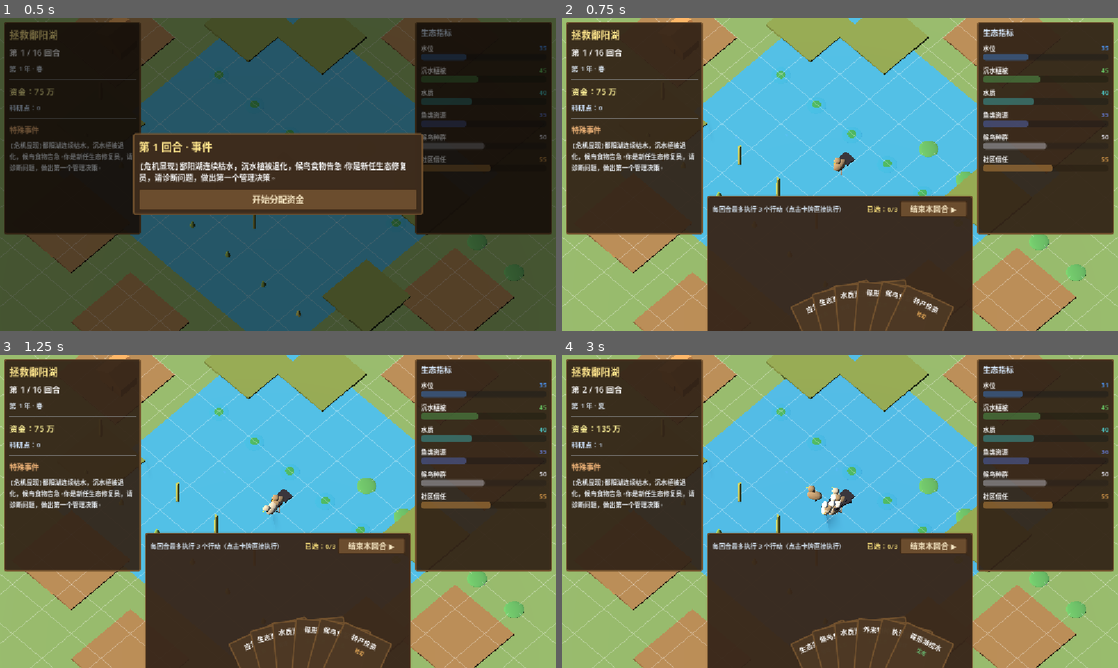
Above: before the commit, frames 1-4 (two rows, left to right).
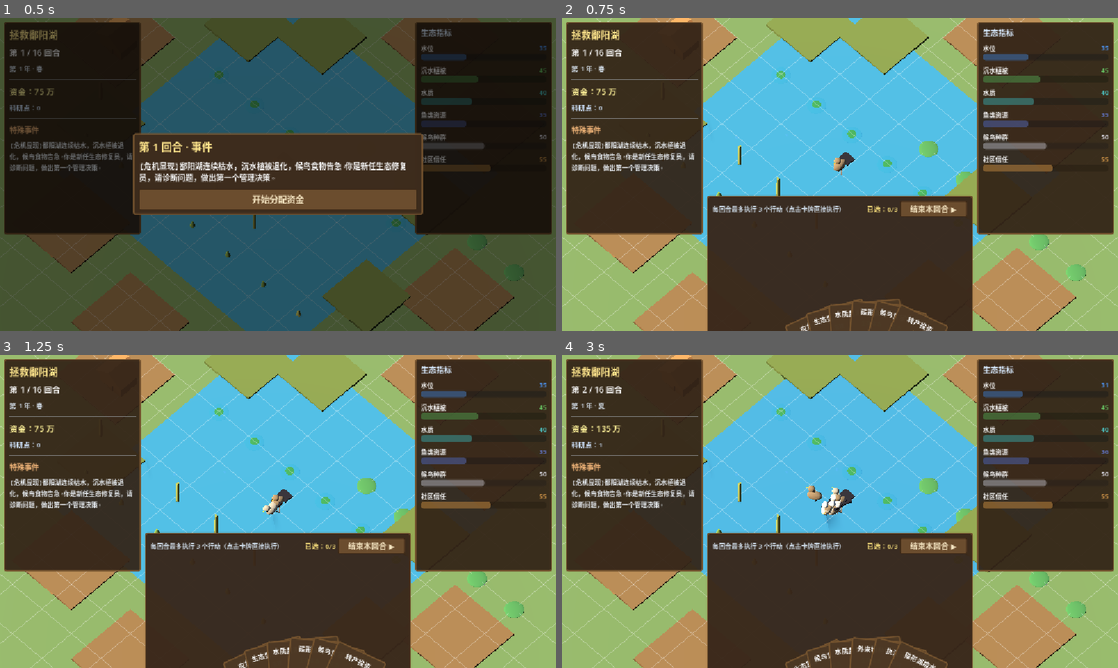
Above: after the commit, the same moments.

Repository: JoKanshin/poyanghu
Game: Godot game, scene res://scenes/main.tscn
The game is run twice, just before and just after one commit, with the same random seed, the same clock (stepped at 60 frames per second) and the same inputs.
Inputs:
- Up to frame 1 (0.5 s): no input
- Up to frame 2 (0.75 s): click "开始分配资金" at 0.5 s
- Up to frame 3 (1.25 s): no input
- Up to frame 4 (3 s): click "结束本回合 ▶" at 1.25 s; click "继续" at 2 s; click "收下（继续）" at 2.75 s

Frame 1 is identical in both runs. In frame 2, 1.3% of the frame differs, in the area x 40-71%, y 83-100%; in frame 3, 1.3%; in frame 4, 1.3%.

Commit message:
fix: 手牌弹起方向改为向上+扇形居中
- 弹起方向修正为+radial(径向向外/向上)，之前-号导致向下弹
- 圆心改为按card_box实际尺寸动态水平居中，解决偏角落
- 容器尺寸变化时自动重排扇形

Diff:
--- a/scripts/main.gd
+++ b/scripts/main.gd
@@ -30,7 +30,8 @@
 var card_box: Control
 var selected_label: Label
 var current_hand: Array = []   # 当前手牌（card dict 数组）
-var card_infos: Array = []     # {panel, btn, card_id, base_y, selected}
+var card_infos: Array = []     # {panel, card_id, base_pos, theta, radial, selected}
+var _fan_layout_size: Vector2 = Vector2.ZERO  # 上次布局时的容器尺寸
 var popup_root: Control
 var dim: ColorRect
 var popup_center: CenterContainer
@@ -262,6 +263,10 @@
 func _process(delta: float) -> void:
 	_process_birds(delta)
 	_update_card_hover()
+	# 容器尺寸变化时重排扇形（居中）
+	if card_box != null and card_box.size.x > 10.0:
+		if _fan_layout_size.distance_to(card_box.size) > 1.0:
+			_layout_fan()
 
 
 ## 鸟类状态机：站立 / 啄水 / 行走，朝向符合移动方向
@@ -812,27 +817,27 @@
 		return
 	var card_w := 110.0
 	var card_h := 135.0
-	# 圆心：牌区正下方（在 card_box 局部坐标中）
-	var area_h := 160.0
-	var center := Vector2(276.0, area_h + 120.0)  # 圆心在下方
-	var radius := 150.0        # 牌底到圆心的距离
-	var total_span := deg_to_rad(50.0)  # 总张角
+	# 圆心：以 card_box 实际尺寸为准，水平居中，垂直在底部下方
+	var area_size := card_box.size
+	if area_size.x < 10.0 or area_size.y < 10.0:
+		area_size = Vector2(552.0, 260.0)  # 兜底
+	var center := Vector2(area_size.x / 2.0, area_size.y + 60.0)
+	var radius := 150.0
+	var total_span := deg_to_rad(50.0)
 	for i in n:
 		var info: Dictionary = card_infos[i]
 		var panel: PanelContainer = info["panel"]
 		panel.custom_minimum_size = Vector2(card_w, card_h)
-		panel.pivot_offset = Vector2(card_w / 2.0, card_h)  # 以牌底中心为锚点
-		# 每张牌的角度：从左到右
+		panel.pivot_offset = Vector2(card_w / 2.0, card_h)
 		var theta := -total_span / 2.0 + total_span * (float(i) / (n - 1)) if n > 1 else 0.0
-		# 牌底中心位置：圆心 + 径向向外 radius
-		var radial := Vector2(cos(theta - PI / 2.0), sin(theta - PI / 2.0))  # 向上为正
+		var radial := Vector2(cos(theta - PI / 2.0), sin(theta - PI / 2.0))
 		var bottom_pos := center + radial * radius
 		panel.position = bottom_pos
-		# 牌旋转：径向方向（牌长边指向圆心）
 		panel.rotation = theta
 		info["base_pos"] = panel.position
 		info["theta"] = theta
 		info["radial"] = radial
+	_fan_layout_size = area_size
 
 
 func _make_card(card: Dictionary) -> PanelContainer:
@@ -927,8 +932,8 @@
 			continue
 		var hovering: bool = panel.get_global_rect().has_point(mouse)
 		var raised: bool = hovering or info["selected"]
-		# 弹起方向：沿径向向外（牌底指向圆心的反方向）
-		var target: Vector2 = info["base_pos"] - info["radial"] * (26.0 if raised else 0.0)
+		# 弹起方向：沿径向向外（远离圆心，即向上弹出）
+		var target: Vector2 = info["base_pos"] + info["radial"] * (26.0 if raised else 0.0)
 		if panel.position.distance_to(target) > 0.5:
 			panel.position = panel.position.lerp(target, 0.25)
 
